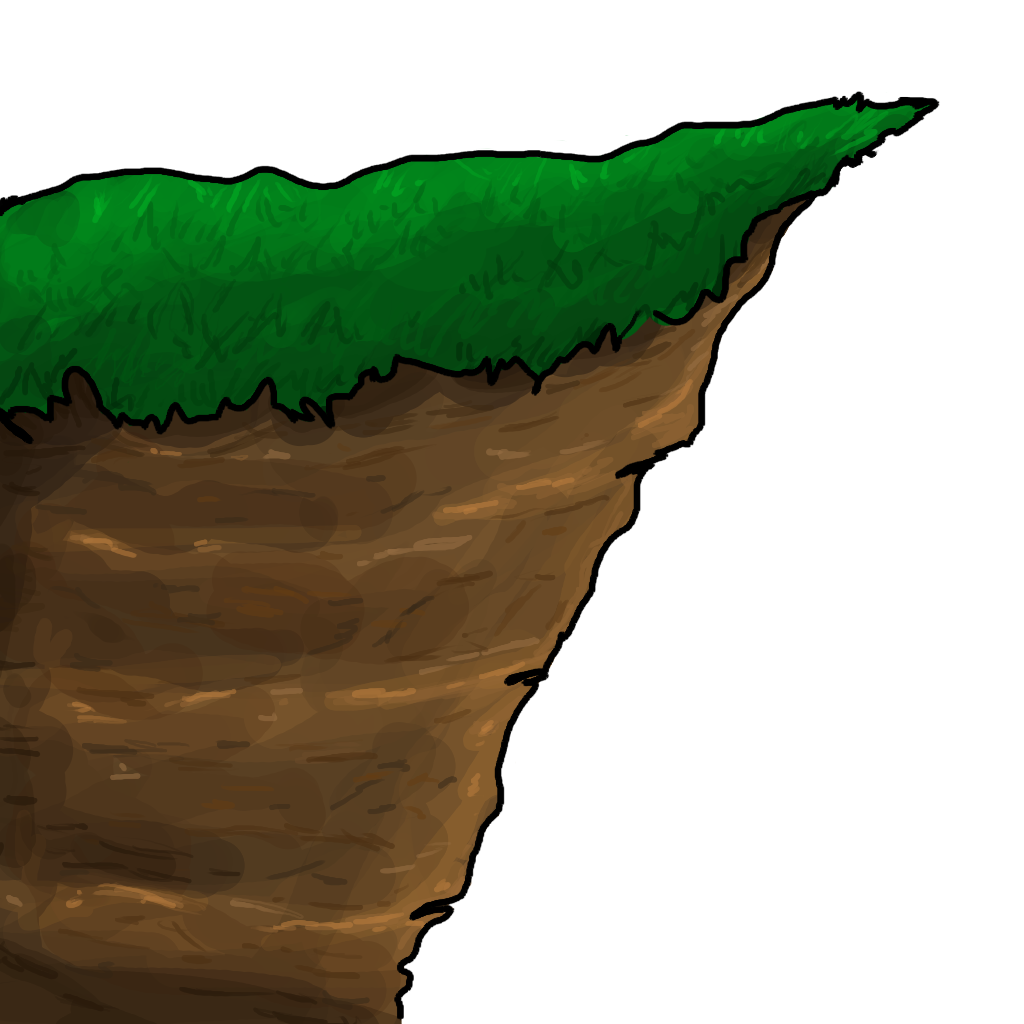
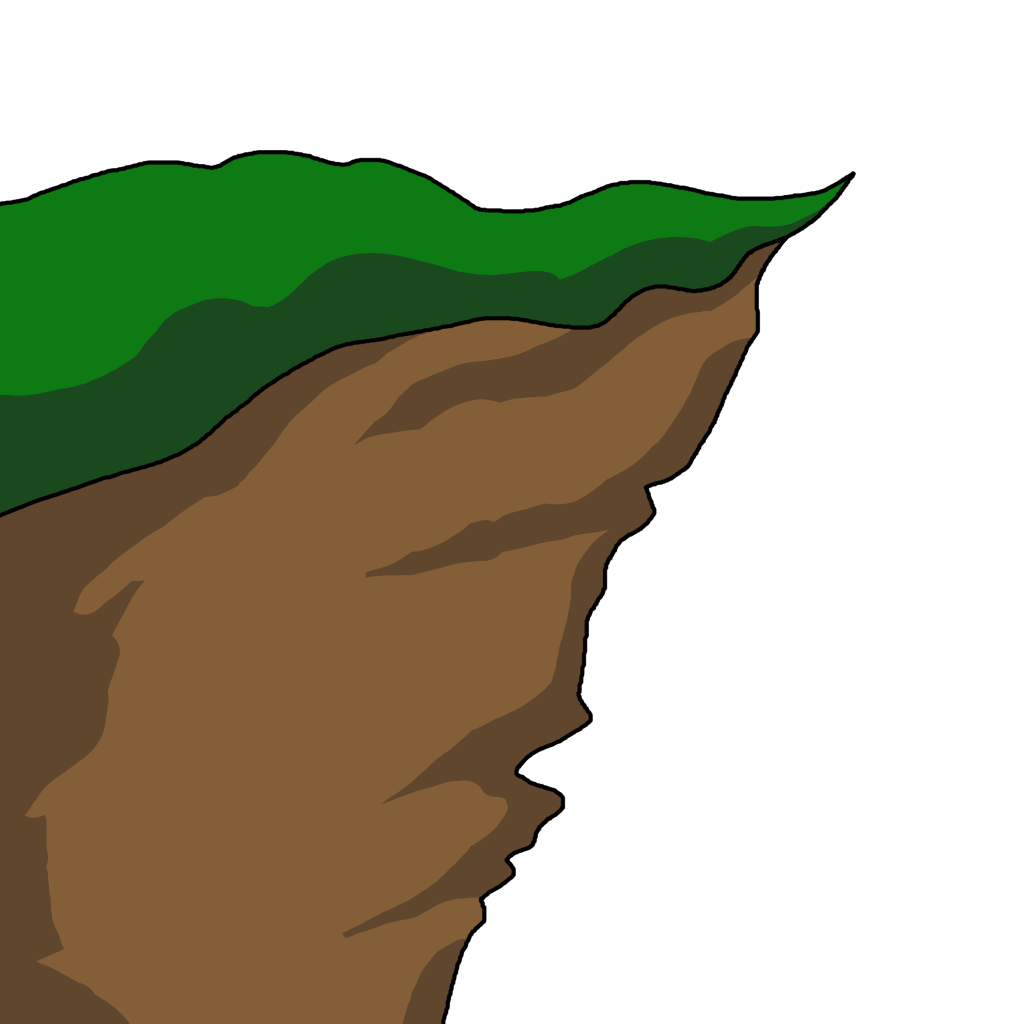
The second 1024px x 1024px image is a revision of the first. Changes to its layers:
painted on "Layer 2" over [0, 91, 940, 1024]
painted on "Layer 3" over [0, 91, 940, 1024]
painted on "Layer 4" over [0, 91, 940, 1024]
